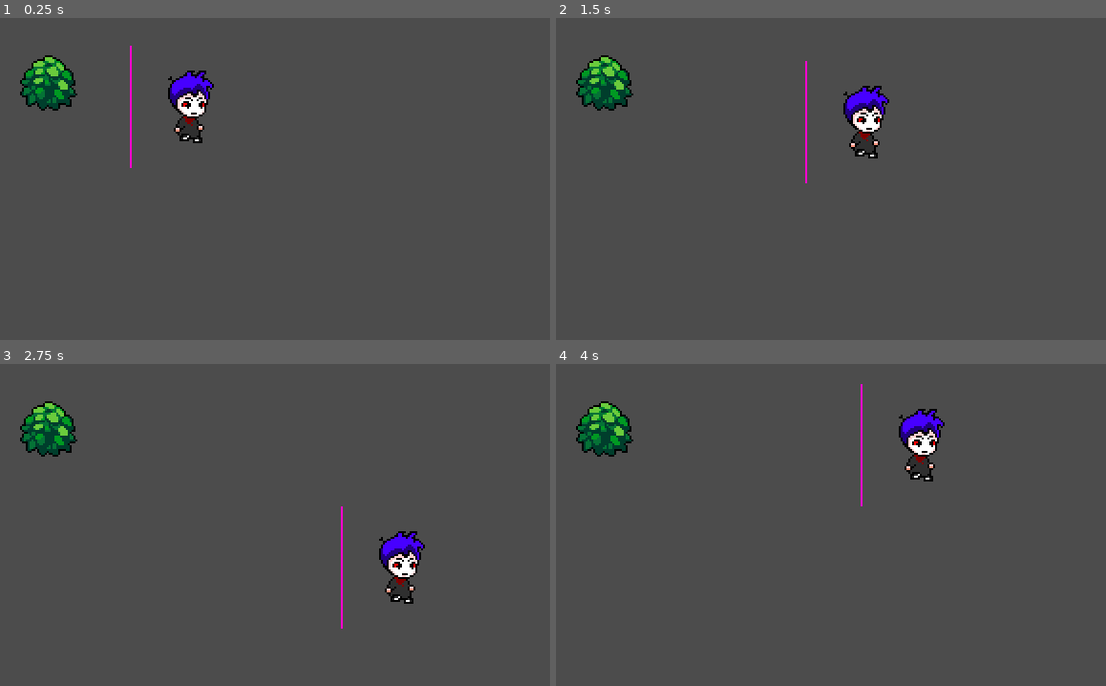
Above: before the commit, frames 1-4 (two rows, left to right).
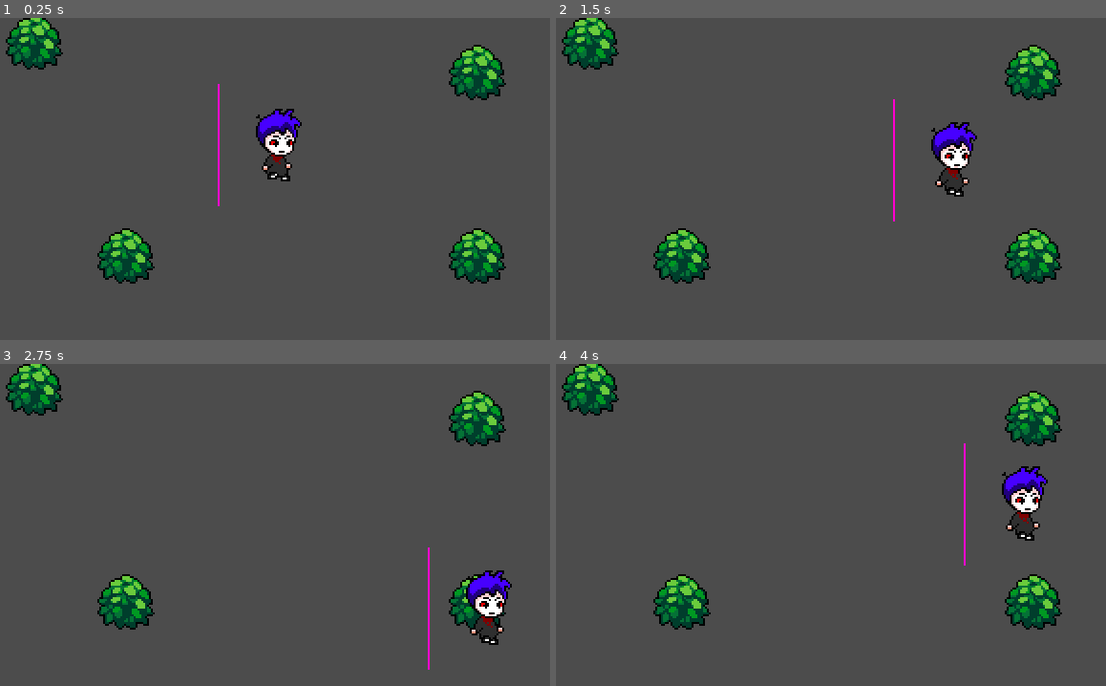
Above: after the commit, the same moments.

Repository: marcfreir/SvartSlott_RPG
Game: Godot game, scene res://World.tscn
Same seed, same stepped clock (60 frames per second), same inputs: the game is played once before the commit and once after it.
Inputs:
- Up to frame 1 (0.25 s): no input
- Up to frame 2 (1.5 s): tap Enter at 0.5 s; hold Right (ui_right) 0.53-1.28 s; hold Down (ui_down) from 1.28 s (still down)
- Up to frame 3 (2.75 s): release Down (ui_down) at 2.03 s; hold Right (ui_right) from 2.03 s (still down)
- Up to frame 4 (4 s): release Right (ui_right) at 2.78 s; hold Up (ui_up) 2.78-3.53 s; hold Left (ui_left) from 3.53 s (still down)

The runs differ from the first frame. In frame 1, 8.9% of the frame differs, in the area x 1-93%, y 0-83%; in frame 2, 9.0%; in frame 3, 8.2%; in frame 4, 9.0%.

Commit message:
Add basic animation to the player

Diff:
--- a/Player/Player.gd
+++ b/Player/Player.gd
@@ -5,6 +5,9 @@
 const MAX_SPEED = 80
 const ACCELERATION = 500
 const FRICTION = 500
+
+onready var animationPlayer = $AnimationPlayer
+
 
 # Called when the node enters the scene tree for the first time.
 # func _ready():
@@ -19,8 +22,13 @@
 	# print(input_vector)
 
 	if input_vector != Vector2.ZERO:
+		if input_vector.x > 0:
+			animationPlayer.play("RunRight")
+		else:
+			animationPlayer.play("RunLeft")
 		velocity = velocity.move_toward(input_vector * MAX_SPEED, ACCELERATION * delta)
 	else:
+		animationPlayer.play("IdleRight")
 		velocity = velocity.move_toward(Vector2.ZERO, FRICTION * delta)
 
 	# print(velocity)
--- /dev/null
+++ b/Player/Player.tscn
@@ -0,0 +1,86 @@
+[gd_scene load_steps=9 format=2]
+
+[ext_resource path="res://Player/Player.gd" type="Script" id=1]
+[ext_resource path="res://Player/Player.png" type="Texture" id=2]
+
+[sub_resource type="CapsuleShape2D" id=1]
+radius = 5.0
+height = 3.99998
+
+[sub_resource type="Animation" id=6]
+resource_name = "IdleRight"
+length = 0.2
+loop = true
+tracks/0/type = "value"
+tracks/0/path = NodePath("Sprite:frame")
+tracks/0/interp = 1
+tracks/0/loop_wrap = true
+tracks/0/imported = false
+tracks/0/enabled = true
+tracks/0/keys = {
+"times": PoolRealArray( 0, 0.1 ),
+"transitions": PoolRealArray( 1, 1 ),
+"update": 1,
+"values": [ 0, 0 ]
+}
+
+[sub_resource type="Animation" id=3]
+resource_name = "RunDown"
+
+[sub_resource type="Animation" id=4]
+resource_name = "RunLeft"
+
+[sub_resource type="Animation" id=2]
+resource_name = "RunRight"
+length = 0.6
+loop = true
+tracks/0/type = "value"
+tracks/0/path = NodePath("Sprite:frame")
+tracks/0/interp = 1
+tracks/0/loop_wrap = true
+tracks/0/imported = false
+tracks/0/enabled = true
+tracks/0/keys = {
+"times": PoolRealArray( 0, 0.1, 0.2, 0.3, 0.4, 0.5 ),
+"transitions": PoolRealArray( 1, 1, 1, 1, 1, 1 ),
+"update": 1,
+"values": [ 0, 2, 3, 4, 5, 1 ]
+}
+
+[sub_resource type="Animation" id=5]
+resource_name = "RunUp"
+length = 0.6
+loop = true
+tracks/0/type = "value"
+tracks/0/path = NodePath("Sprite:frame")
+tracks/0/interp = 1
+tracks/0/loop_wrap = true
+tracks/0/imported = false
+tracks/0/enabled = true
+tracks/0/keys = {
+"times": PoolRealArray( 0, 0.1, 0.2, 0.3, 0.4, 0.5 ),
+"transitions": PoolRealArray( 1, 1, 1, 1, 1, 1 ),
+"update": 1,
+"values": [ 6, 7, 8, 7, 6, 8 ]
+}
+
+[node name="Player" type="KinematicBody2D"]
+script = ExtResource( 1 )
+
+[node name="Sprite" type="Sprite" parent="."]
+position = Vector2( 0, -13.331 )
+texture = ExtResource( 2 )
+hframes = 60
+
+[node name="CollisionShape2D" type="CollisionShape2D" parent="."]
+position = Vector2( 0, -0.000179291 )
+rotation = -1.5708
+shape = SubResource( 1 )
+
+[node name="AnimationPlayer" type="AnimationPlayer" parent="."]
+autoplay = "RunRight"
+anims/IdleRight = SubResource( 6 )
+anims/RunDown = SubResource( 3 )
+anims/RunLeft = SubResource( 4 )
+anims/RunRight = SubResource( 2 )
+anims/RunUp = SubResource( 5 )
--- a/World.tscn
+++ b/World.tscn
@@ -1,36 +1,21 @@
-[gd_scene load_steps=5 format=2]
+[gd_scene load_steps=3 format=2]
 
-[ext_resource path="res://World/Bush.png" type="Texture" id=1]
-[ext_resource path="res://Player/Player.png" type="Texture" id=2]
-[ext_resource path="res://Player/Player.gd" type="Script" id=3]
+[ext_resource path="res://World/Bush.tscn" type="PackedScene" id=1]
+[ext_resource path="res://Player/Player.tscn" type="PackedScene" id=2]
 
-[sub_resource type="CapsuleShape2D" id=1]
-radius = 6.0
-height = 3.99998
+[node name="World" type="YSort"]
 
-[node name="World" type="Node2D"]
+[node name="Player" parent="." instance=ExtResource( 2 )]
+position = Vector2( 152, 80 )
 
-[node name="Bush" type="Sprite" parent="."]
-position = Vector2( 31.7399, 34.5477 )
-texture = ExtResource( 1 )
+[node name="Bush" parent="." instance=ExtResource( 1 )]
+position = Vector2( 24, 16 )
 
-[node name="Player" type="KinematicBody2D" parent="."]
-position = Vector2( 106.066, 46.6691 )
-script = ExtResource( 3 )
-__meta__ = {
-"_edit_group_": true
-}
+[node name="Bush2" parent="." instance=ExtResource( 1 )]
+position = Vector2( 72, 128 )
 
-[node name="Sprite" type="Sprite" parent="Player"]
-texture = ExtResource( 2 )
-hframes = 60
+[node name="Bush3" parent="." instance=ExtResource( 1 )]
+position = Vector2( 256, 128 )
 
-[node name="CollisionShape2D" type="CollisionShape2D" parent="Player"]
-position = Vector2( 0.93399, 13.3309 )
-rotation = -1.5708
-shape = SubResource( 1 )
-
-[node name="StaticBody2D" type="StaticBody2D" parent="."]
-
-[node name="CollisionPolygon2D" type="CollisionPolygon2D" parent="StaticBody2D"]
-polygon = PoolVector2Array( 0, 0, 48, 0, 32, 32, 24, 88, 24, 144, 64, 144, 160, 128, 224, 128, 264, 96, 280, 56, 288, 0, 320, 0, 320, 176, 192, 168, 72, 168, 8, 168, 8, 104, 8, 56, 0, 24 )
+[node name="Bush4" parent="." instance=ExtResource( 1 )]
+position = Vector2( 256, 32 )
--- /dev/null
+++ b/World/Bush.tscn
@@ -0,0 +1,17 @@
+[gd_scene load_steps=3 format=2]
+
+[ext_resource path="res://World/Bush.png" type="Texture" id=1]
+
+[sub_resource type="CapsuleShape2D" id=1]
+radius = 8.0
+height = 16.0
+
+[node name="Bush" type="StaticBody2D"]
+
+[node name="Sprite" type="Sprite" parent="."]
+position = Vector2( 0, -3.04466 )
+texture = ExtResource( 1 )
+
+[node name="CollisionShape2D" type="CollisionShape2D" parent="."]
+rotation = -1.5708
+shape = SubResource( 1 )
